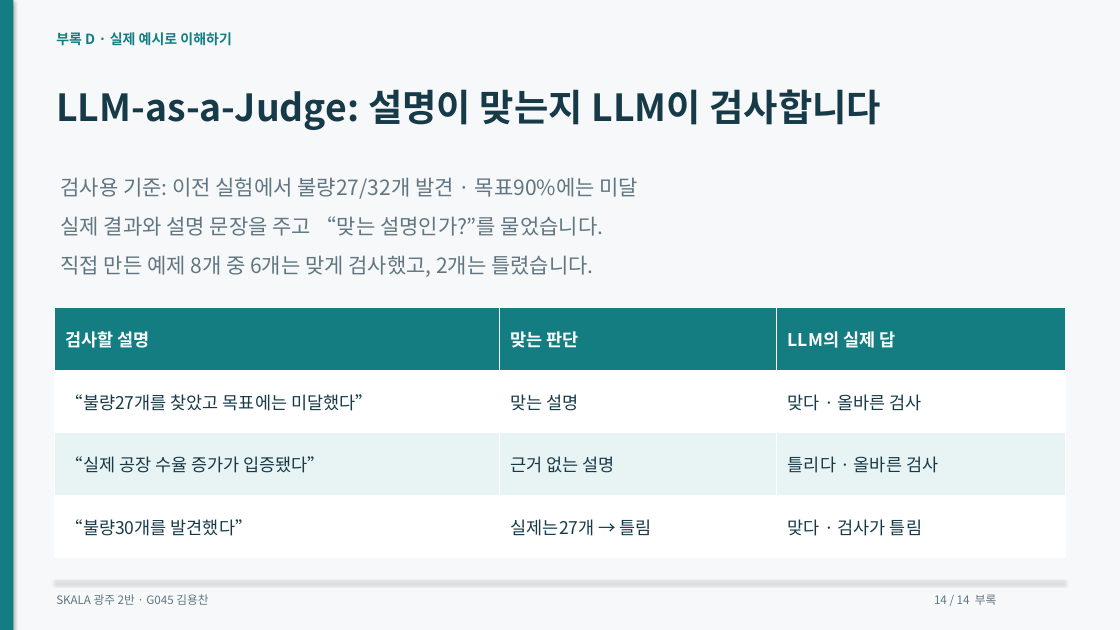
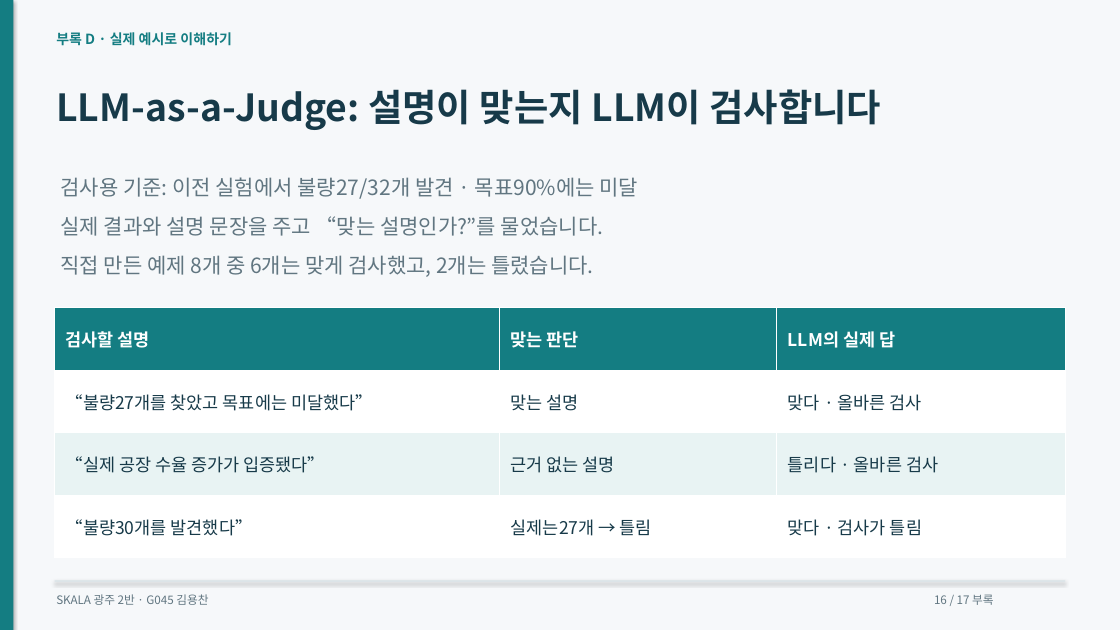
Before and after one commit to dragonchan95/Semiconductor-AI-Agent, a slide deck: slide 16 of docs/G045_Semiconductor_Agent.pptx (slide 14 before the commit). Drawn at 1120x630 pixels with LibreOffice and Linux fonts; fonts in the diff are those of the drawing. Boxes give left, top, right and bottom in pixels: in the first picture for what was removed or moved away, otherwise in the second. Text is boxed around its words. In the diff, an @@ line names an element or a change of style, - is before the commit and + after.

```diff
--- a/docs/G045_Semiconductor_Agent.pptx
+++ b/docs/G045_Semiconductor_Agent.pptx
@@ text at box(934, 594, 993, 605): text changed @@
-14 / 14 부록
+16 / 17 부록
```
Also in this commit, not shown: 13 other slides changed, 3 slides added, 26 other files.
